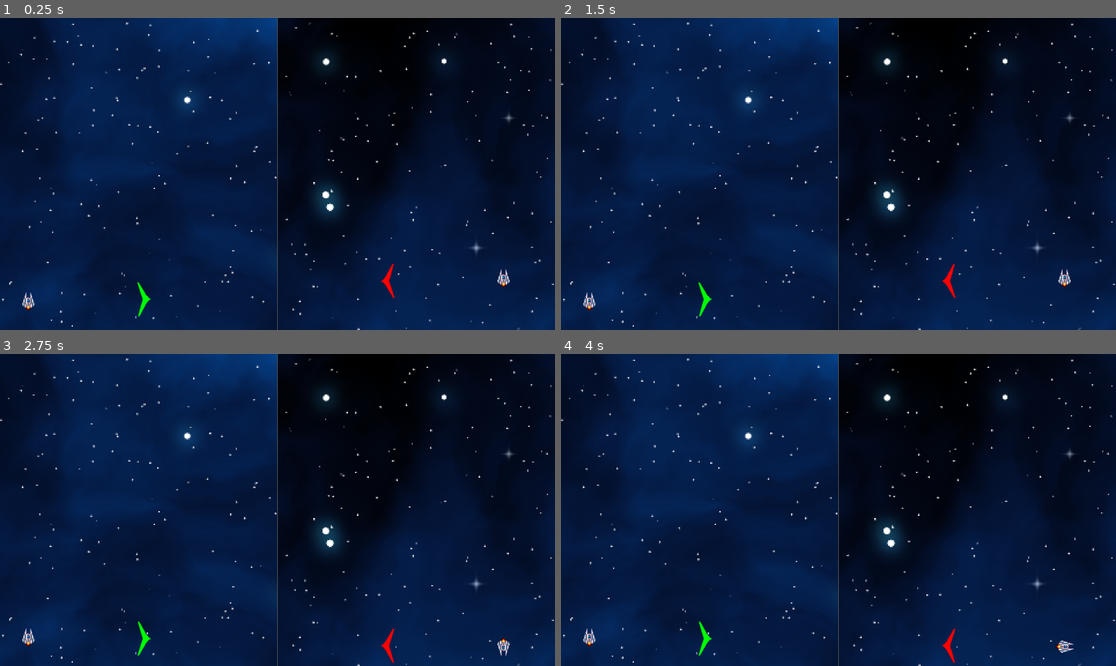
Above: before the commit, frames 1-4 (two rows, left to right).
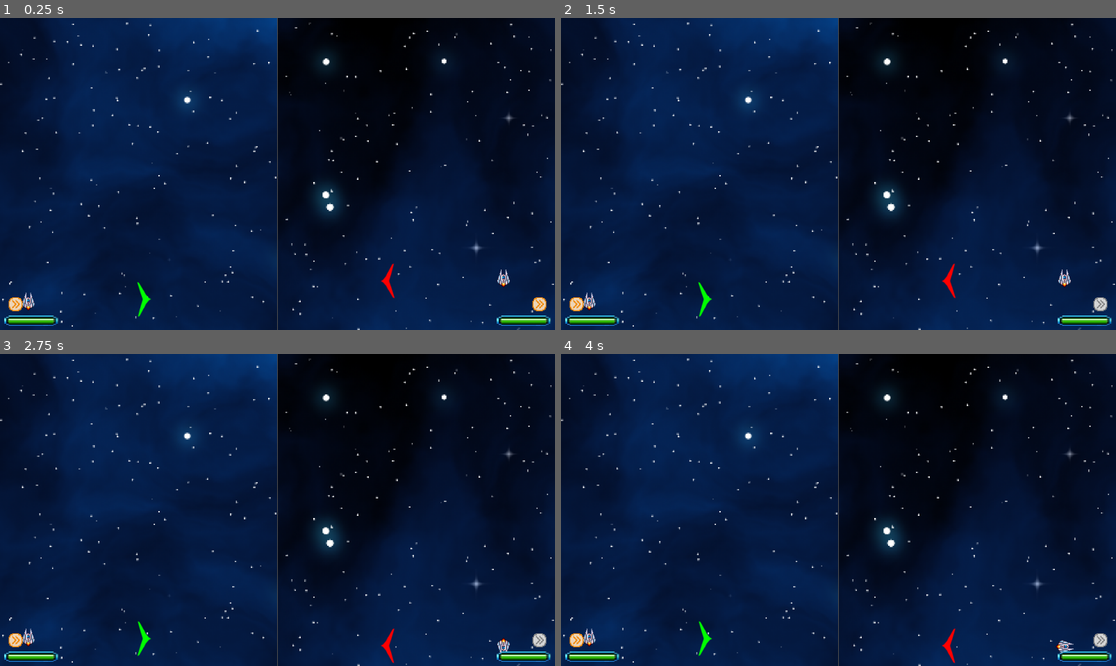
Above: after the commit, the same moments.

Repository: Draze999/Asteroiduel
Game: Godot game, scene res://splitscreen_camera.tscn
The game is run twice, just before and just after one commit, with the same random seed, the same clock (stepped at 60 frames per second) and the same inputs.
Inputs:
- Up to frame 1 (0.25 s): no input
- Up to frame 2 (1.5 s): tap Enter at 0.5 s; tap Space (DashP2, bound only after the commit) at 0.6, 1.25, 1.35 s
- Up to frame 3 (2.75 s): tap Enter at 2 s; tap Down (MoveDownP2) at 2.1 s; tap Space (DashP2, bound only after the commit) at 2.3 s
- Up to frame 4 (4 s): tap Space (DashP2, bound only after the commit) at 2.75, 3.05, 3.8 s; tap Left (MoveLeftP2) at 2.85 s; tap Enter at 3.5 s; tap Right (MoveRightP2) at 3.6 s

The runs differ from the first frame. In frame 1, 0.8% of the frame differs, in the area x 0-100%, y 89-99%; in frame 2, 0.8%; in frame 3, 0.8%; in frame 4, 0.8%.

Commit message:
Added Lifebars, Dash and Dash Icon

Diff:
--- /dev/null
+++ b/HpBar1.gd
@@ -0,0 +1,37 @@
+extends Sprite2D
+
+
+var HP5 = load("res://Assets/life5.png")
+var HP4 = load("res://Assets/life4.png")
+var HP3 = load("res://Assets/life3.png")
+var HP2 = load("res://Assets/life2.png")
+var HP1 = load("res://Assets/life1.png")
+
+var DashOn = load("res://Assets/DashButton.png")
+var DashOff = load("res://Assets/DashButtonOff.png")
+
+@onready var Player = get_node("../../HBoxContainer/SubViewPortP1/SubViewport/Level/Player1")
+
+@onready var ButtonDash = get_node("../CanDash1")
+
+# Called when the node enters the scene tree for the first time.
+func _ready():
+	pass
+
+
+# Called every frame. 'delta' is the elapsed time since the previous frame.
+func _process(_delta):
+	if (Player.Health == 5):
+		texture = HP5
+	if (Player.Health == 4):
+		texture = HP4
+	if (Player.Health == 3):
+		texture = HP3
+	if (Player.Health == 2):
+		texture = HP2
+	if (Player.Health == 1):
+		texture = HP1
+	if (Player.canDash == true):
+		ButtonDash.texture = DashOn
+	else:
+		ButtonDash.texture = DashOff
--- /dev/null
+++ b/HpBar2.gd
@@ -0,0 +1,36 @@
+extends Sprite2D
+
+
+var HP5 = load("res://Assets/life5.png")
+var HP4 = load("res://Assets/life4.png")
+var HP3 = load("res://Assets/life3.png")
+var HP2 = load("res://Assets/life2.png")
+var HP1 = load("res://Assets/life1.png")
+
+var DashOn = load("res://Assets/DashButton.png")
+var DashOff = load("res://Assets/DashButtonOff.png")
+
+@onready var Player = get_node("../../HBoxContainer/SubViewPortP1/SubViewport/Level/Player2")
+
+@onready var ButtonDash = get_node("../CanDash2")
+# Called when the node enters the scene tree for the first time.
+func _ready():
+	pass
+
+
+# Called every frame. 'delta' is the elapsed time since the previous frame.
+func _process(_delta):
+	if (Player.Health == 5):
+		texture = HP5
+	if (Player.Health == 4):
+		texture = HP4
+	if (Player.Health == 3):
+		texture = HP3
+	if (Player.Health == 2):
+		texture = HP2
+	if (Player.Health == 1):
+		texture = HP1
+	if (Player.canDash == true):
+		ButtonDash.texture = DashOn
+	else:
+		ButtonDash.texture = DashOff
--- a/player_1.gd
+++ b/player_1.gd
@@ -8,16 +8,39 @@
 var Moving
 var distance = 0
 var rotations
+@export var Health = 5
+@export var canDash = true
+@export var MaxDashTimer = 0.05
+var DashTimer = MaxDashTimer
+var DashDirection = Vector2.ZERO
+@export var MaxDashResetTimer = 1
+var DashResetTimer = MaxDashResetTimer
+
+
 
 # Get the gravity from the project settings to be synced with RigidBody nodes.
 var gravity = ProjectSettings.get_setting("physics/2d/default_gravity")
+
+func _dash(delta, direction):
+	if Input.is_action_just_pressed("DashP1") and canDash:
+		DashDirection = direction.normalized() * 4
+		canDash = false
+	elif not canDash:
+		DashTimer -= delta
+		DashResetTimer -= delta
+	if DashTimer <= 0:
+		DashTimer = MaxDashTimer
+		DashDirection = Vector2.ZERO
+	if DashResetTimer <= 0:
+		DashResetTimer = MaxDashResetTimer
+		canDash = true
 
 func _ready():
 	sprite = get_node("Sprite2D")
 	posX = 1024 - (sprite.texture.get_width() + 1) / 2 - 1
 	posY = 1024 - (sprite.texture.get_height() + 1) / 2 - 1
 
-func _physics_process(_delta):
+func _physics_process(delta):
 	var directionX = Input.get_axis("MoveLeftP1", "MoveRightP1")
 	var directionY = Input.get_axis("MoveUpP1", "MoveDownP1")
 
@@ -27,5 +50,6 @@
 		rotate(rotations)
 
 	Moving = Vector2(directionX, directionY).normalized()
-	velocity = Moving * SPEED * _delta
+	velocity = (Moving + DashDirection) * SPEED * delta
+	_dash(delta, Vector2(directionX, directionY))
 	move_and_slide()
--- a/player_2.gd
+++ b/player_2.gd
@@ -8,16 +8,37 @@
 var Moving
 var distance = 0
 var rotations
+@export var Health = 5
+var canDash = true
+@export var MaxDashTimer = 0.05
+var DashTimer = MaxDashTimer
+var DashDirection = Vector2.ZERO
+@export var MaxDashResetTimer = 1
+var DashResetTimer = MaxDashResetTimer
 
 # Get the gravity from the project settings to be synced with RigidBody nodes.
 var gravity = ProjectSettings.get_setting("physics/2d/default_gravity")
+
+func _dash(delta, direction):
+	if Input.is_action_just_pressed("DashP2") and canDash:
+		DashDirection = direction.normalized() * 4
+		canDash = false
+	elif not canDash:
+		DashTimer -= delta
+		DashResetTimer -= delta
+	if DashTimer <= 0:
+		DashTimer = MaxDashTimer
+		DashDirection = Vector2.ZERO
+	if DashResetTimer <= 0:
+		DashResetTimer = MaxDashResetTimer
+		canDash = true
 
 func _ready():
 	sprite = get_node("Sprite2D")
 	posX = 1024 - (sprite.texture.get_width() + 1) / 2 - 1
 	posY = 1024 - (sprite.texture.get_height() + 1) / 2 - 1
 
-func _physics_process(_delta):
+func _physics_process(delta):
 	var directionX = Input.get_axis("MoveLeftP2", "MoveRightP2")
 	var directionY = Input.get_axis("MoveUpP2", "MoveDownP2")
 
@@ -27,5 +48,6 @@
 		rotate(rotations)
 
 	Moving = Vector2(directionX, directionY).normalized()
-	velocity = Moving * SPEED * _delta
+	velocity = (Moving + DashDirection) * SPEED * delta
+	_dash(delta, Vector2(directionX, directionY))
 	move_and_slide()
--- a/project.godot
+++ b/project.godot
@@ -125,6 +125,7 @@
 DashP2={
 "deadzone": 0.5,
 "events": [Object(InputEventJoypadMotion,"resource_local_to_scene":false,"resource_name":"","device":1,"axis":4,"axis_value":1.0,"script":null)
+, Object(InputEventKey,"resource_local_to_scene":false,"resource_name":"","device":-1,"window_id":0,"alt_pressed":false,"shift_pressed":false,"ctrl_pressed":false,"meta_pressed":false,"pressed":false,"keycode":0,"physical_keycode":32,"key_label":0,"unicode":32,"echo":false,"script":null)
 ]
 }
 
--- a/splitscreen_camera.tscn
+++ b/splitscreen_camera.tscn
@@ -1,7 +1,11 @@
-[gd_scene load_steps=3 format=3 uid="uid://irf4d8pcd8d7"]
+[gd_scene load_steps=7 format=3 uid="uid://irf4d8pcd8d7"]
 
 [ext_resource type="Script" path="res://splitscreen_camera.gd" id="1_4tdqd"]
 [ext_resource type="PackedScene" uid="uid://ms7xv8ojs3rf" path="res://Main.tscn" id="2_etl6b"]
+[ext_resource type="Texture2D" uid="uid://63a3yshyrvtm" path="res://Assets/life5.png" id="3_e048p"]
+[ext_resource type="Script" path="res://HpBar1.gd" id="4_bmmig"]
+[ext_resource type="Script" path="res://HpBar2.gd" id="5_v4tjm"]
+[ext_resource type="Texture2D" uid="uid://b2s63ry5uqgo" path="res://Assets/DashButton.png" id="6_n1kwn"]
 
 [node name="Game" type="Node"]
 script = ExtResource("1_4tdqd")
@@ -50,3 +54,38 @@
 limit_top = 0
 limit_right = 2048
 limit_bottom = 2048
+
+[node name="HUD" type="Control" parent="."]
+layout_mode = 3
+anchors_preset = 0
+offset_right = 40.0
+offset_bottom = 40.0
+
+[node name="HpBar1" type="Sprite2D" parent="HUD"]
+texture_filter = 1
+position = Vector2(14, 1030)
+scale = Vector2(4, 4)
+texture = ExtResource("3_e048p")
+centered = false
+script = ExtResource("4_bmmig")
+
+[node name="HpBar2" type="Sprite2D" parent="HUD"]
+texture_filter = 1
+position = Vector2(1812, 1048)
+scale = Vector2(4, 4)
+texture = ExtResource("3_e048p")
+script = ExtResource("5_v4tjm")
+
+[node name="CanDash1" type="Sprite2D" parent="HUD"]
+texture_filter = 1
+position = Vector2(30, 967)
+scale = Vector2(3, 3)
+texture = ExtResource("6_n1kwn")
+centered = false
+
+[node name="CanDash2" type="Sprite2D" parent="HUD"]
+texture_filter = 1
+position = Vector2(1842, 967)
+scale = Vector2(3, 3)
+texture = ExtResource("6_n1kwn")
+centered = false
Binary file added: Assets/DashButton.png
Not shown, added: Assets/DashButton.png.import
Binary file added: Assets/DashButtonOff.png
Not shown, added: Assets/DashButtonOff.png.import
Binary file added: Assets/life1.png
Not shown, added: Assets/life1.png.import
Binary file added: Assets/life2.png
Not shown, added: Assets/life2.png.import
Binary file added: Assets/life3.png
Not shown, added: Assets/life3.png.import
Binary file added: Assets/life4.png
Not shown, added: Assets/life4.png.import
(and 2 more such lines)
